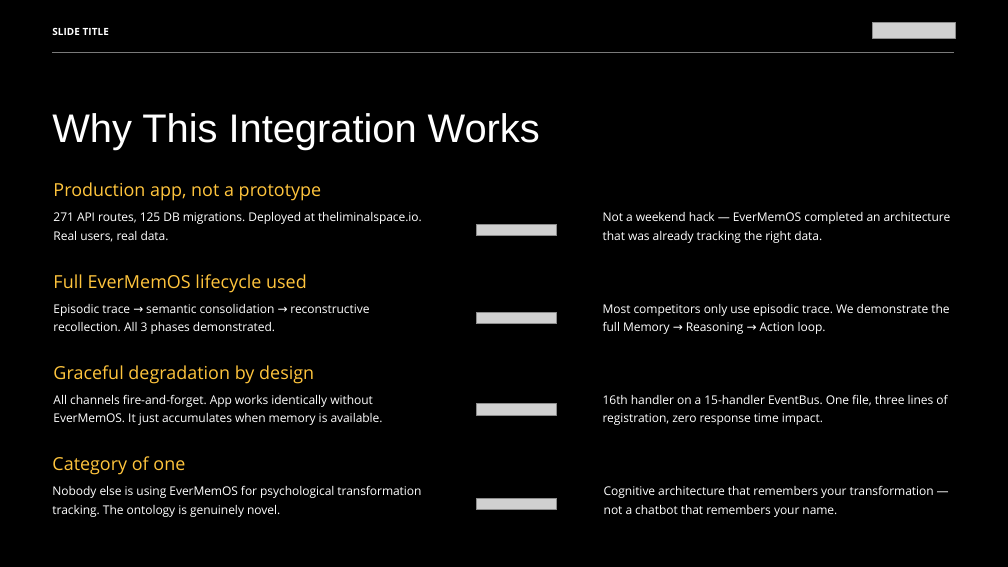
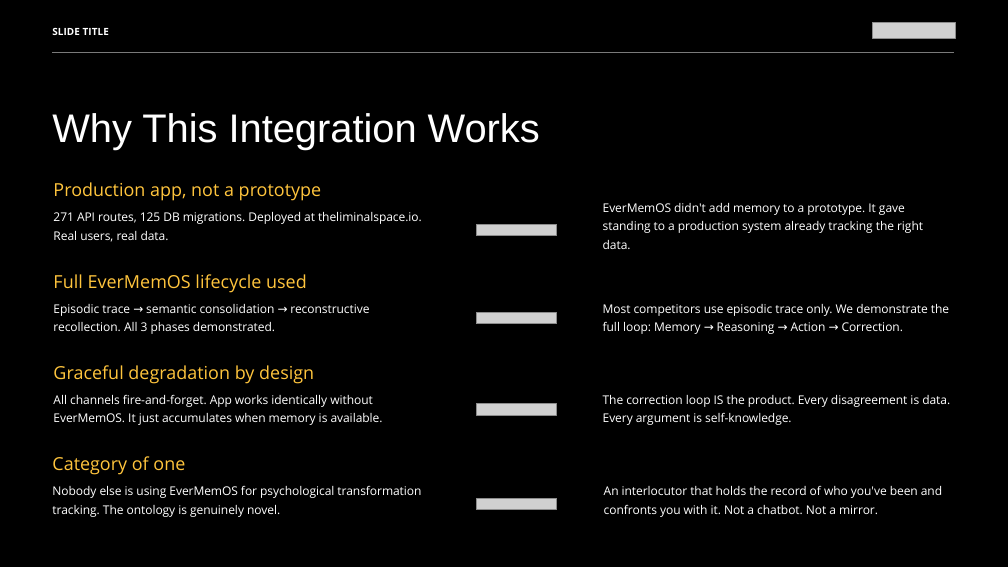
Before and after one commit to liminal-space-io/liminal-evermemos, a slide deck: slide 10 of Liminal_Space_EverMemOS_Demo.pptx. Drawn at 1008x567 pixels with LibreOffice and Linux fonts; fonts in the diff are those of the drawing; grey boxes stand for pictures. Boxes give left, top, right and bottom in pixels: in the first picture for what was removed or moved away, otherwise in the second. Text is boxed around its words. In the diff, an @@ line names an element or a change of style, - is before the commit and + after.

```diff
--- a/Liminal_Space_EverMemOS_Demo.pptx
+++ b/Liminal_Space_EverMemOS_Demo.pptx
@@ text at box(603, 203, 923, 249): text changed @@
-Not a weekend hack — EverMemOS completed an architecture that was already tracking the right data.
+EverMemOS didn't add memory to a prototype. It gave standing to a production system already tracking the right data.
@@ text at box(603, 304, 949, 334): text changed @@
-Most competitors only use episodic trace. We demonstrate the full Memory → Reasoning → Action loop.
+Most competitors use episodic trace only. We demonstrate the full loop: Memory → Reasoning → Action → Correction.
@@ text at box(603, 395, 950, 425): text changed @@
-16th handler on a 15-handler EventBus. One file, three lines of registration, zero response time impact.
+The correction loop IS the product. Every disagreement is data. Every argument is self-knowledge.
@@ text at box(604, 486, 942, 517): text changed @@
-Cognitive architecture that remembers your transformation — not a chatbot that remembers your name.
+An interlocutor that holds the record of who you've been and confronts you with it. Not a chatbot. Not a mirror.
```
Also in this commit, not shown: 9 other slides changed, 1 other file.
